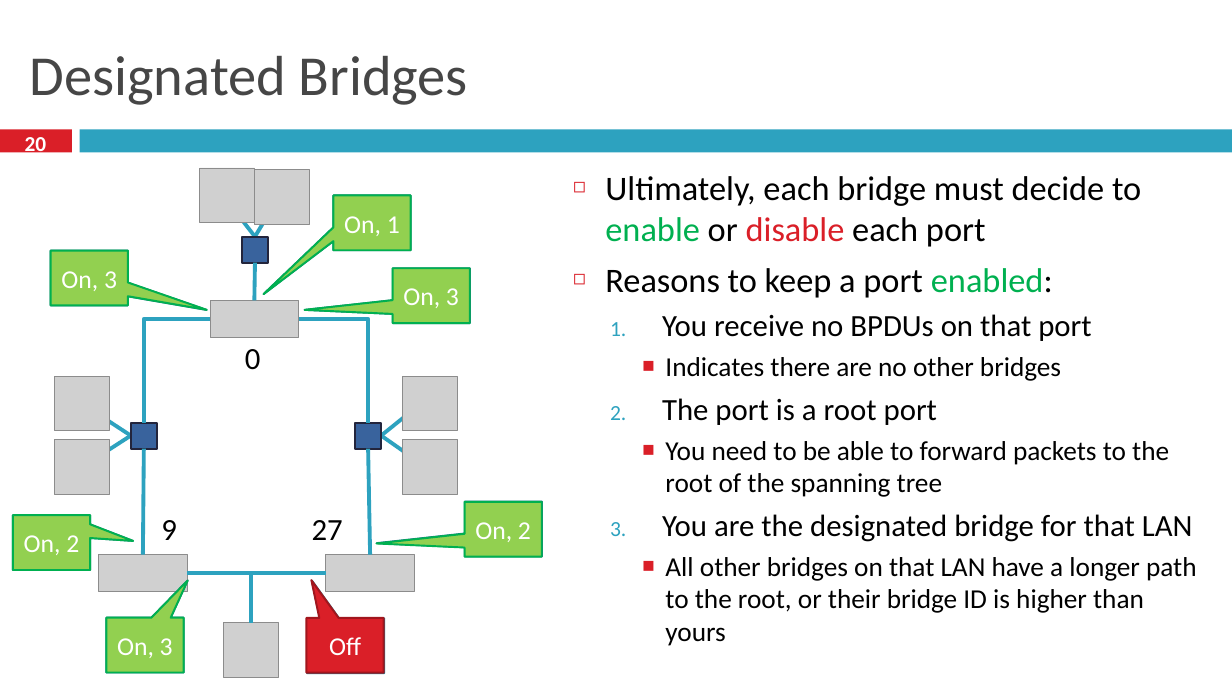
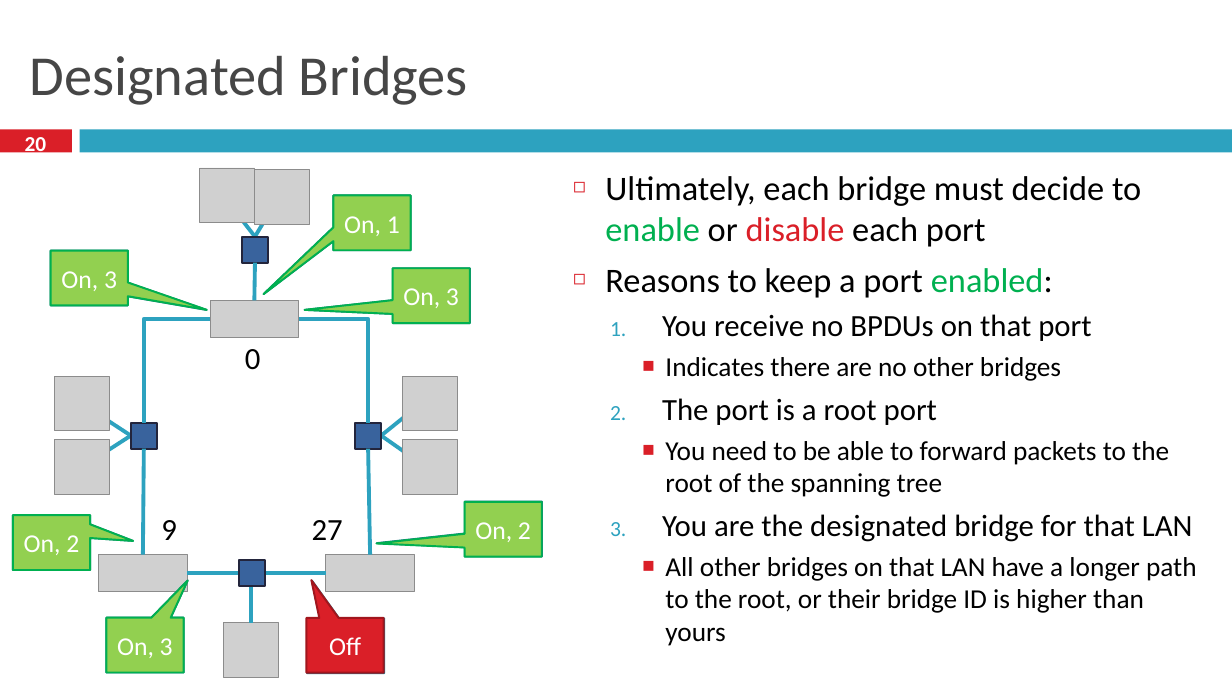
Before and after one commit to Carter0/networks, a slide deck: slide 20 of powerpoints/Bridging.pptx. Drawn at 1232x693 pixels with LibreOffice and Linux fonts; fonts in the diff are those of the drawing; grey boxes stand for pictures. Boxes give left, top, right and bottom in pixels: in the first picture for what was removed or moved away, otherwise in the second. Text is boxed around its words. In the diff, an @@ line names an element or a change of style, - is before the commit and + after.

```diff
--- a/powerpoints/Bridging.pptx
+++ b/powerpoints/Bridging.pptx
@@ rectangle added at [238, 560, 264, 586], fill #39639D, outline #24263C 1.5 pt @@
```
Also in this commit, not shown: 2 other slides changed, 2 other files.
